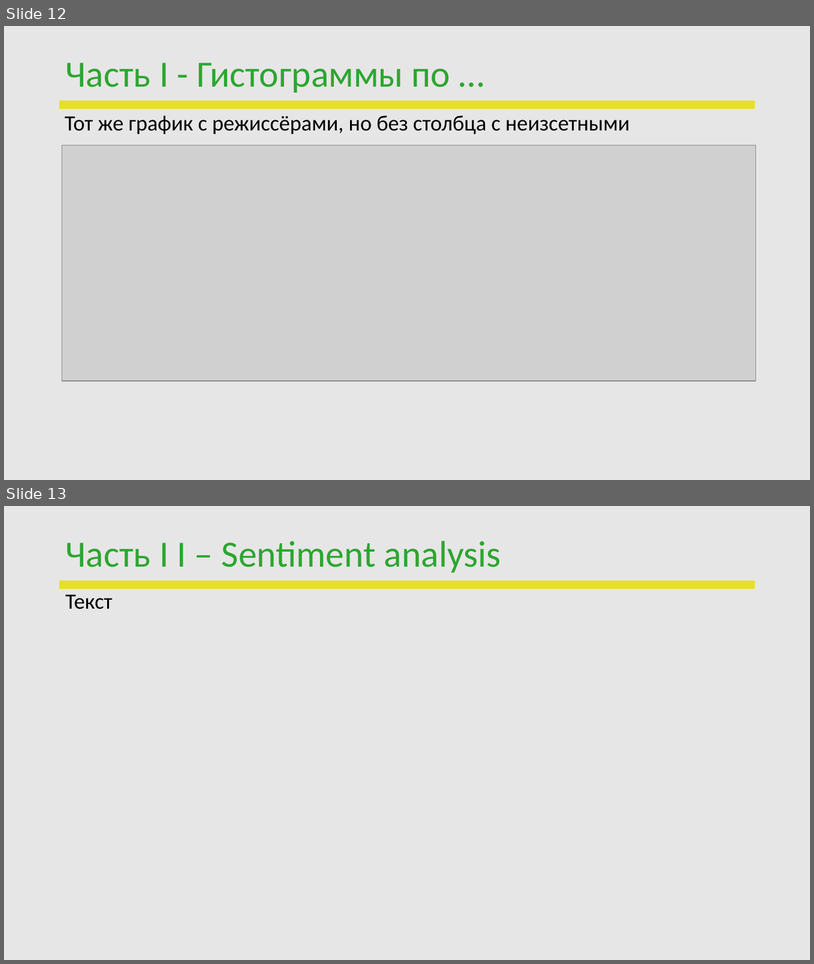
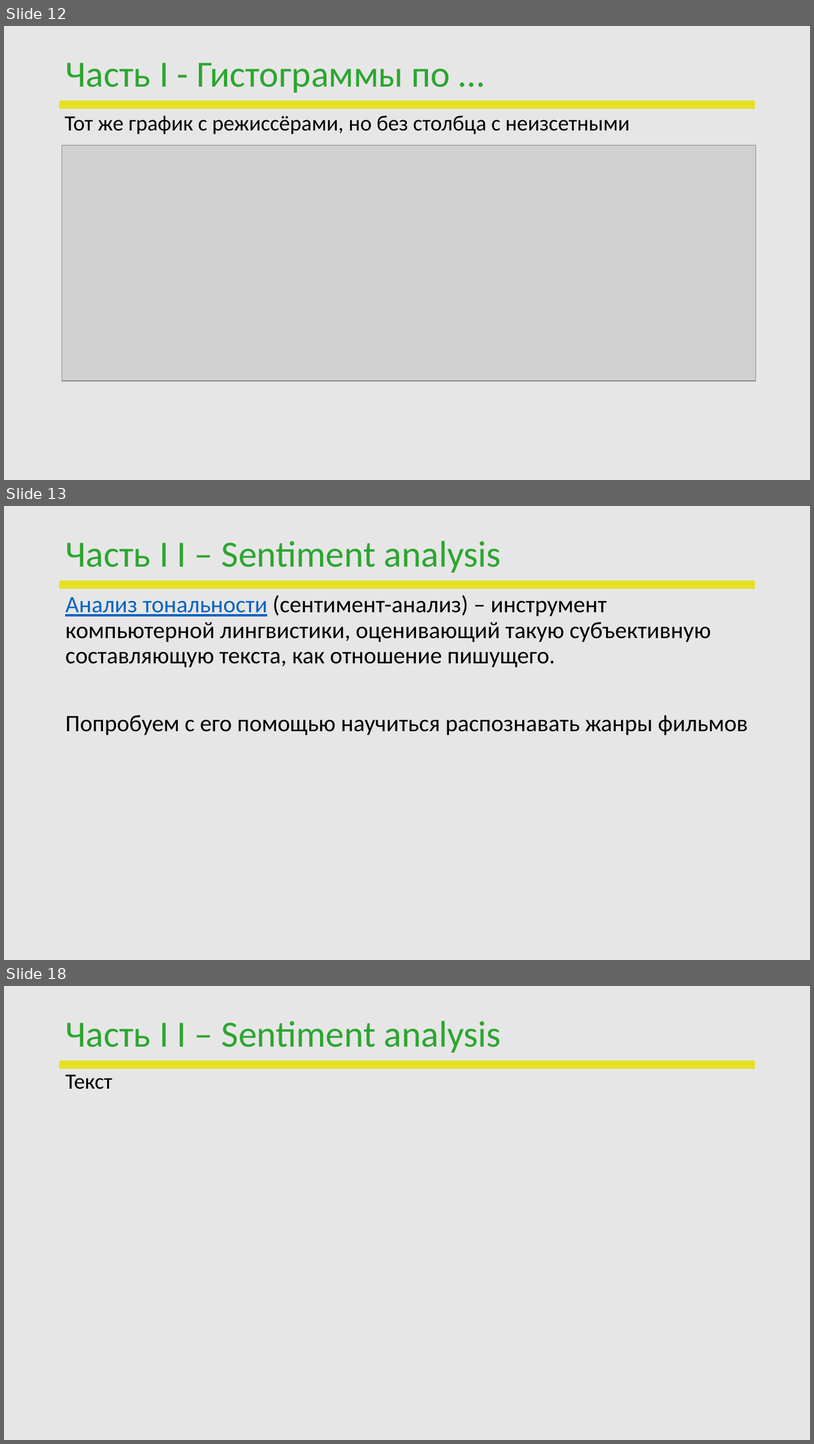
Before and after one commit to PavelVNovikov/DS_april_2022, a slide deck: Diplom/ПЕРЕЗАПУСК_DS_Novikov.pptx. Shown one above the other, each under a label of ours: slides 12 and 13 before the commit, slides 12, 13 and 18 after it; the slides between them are not shown. The pictures are 814x964 and 814x1444 pixels, drawn with LibreOffice and Linux fonts; fonts in the diff are those of the drawing; grey boxes stand for pictures; background and template pictures are left out. Boxes give left, top, right and bottom in pixels: in the first picture for what was removed or moved away, otherwise in the second. Text is boxed around its words. In the diff, an @@ line names an element or a change of style, - is before the commit and + after.

```diff
--- a/Diplom/ПЕРЕЗАПУСК_DS_Novikov.pptx
+++ b/Diplom/ПЕРЕЗАПУСК_DS_Novikov.pptx
@@ slide 13 added at box(4, 506, 810, 960), background #E7E6E6; not listed: 1 template element that a slide beside it also shows @@
@@ title added at box(65, 541, 501, 573), 44 pt, text #2BA630 @@
+Часть I I – Sentiment analysis
@@ text added at box(65, 595, 749, 735), 28 pt, text #000000 @@
+Анализ тональности (сентимент-анализ) – инструмент компьютерной лингвистики, оценивающий такую субъективную составляющую текста, как отношение пишущего.
+Попробуем с его помощью научиться распознавать жанры фильмов
@@ what was slide 13 is now slide 18 @@
```
Also in this commit, not shown: 7 other slides added.
